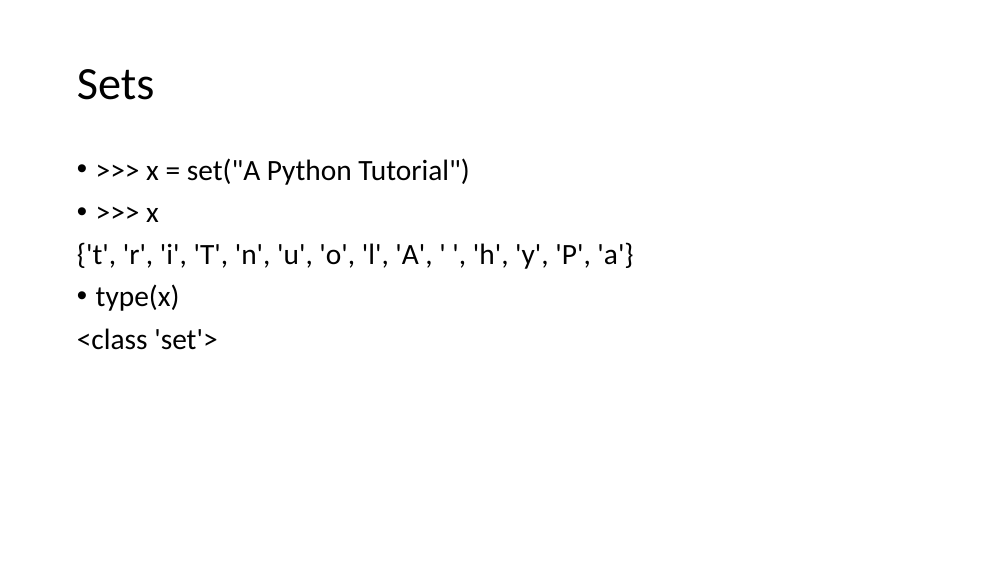
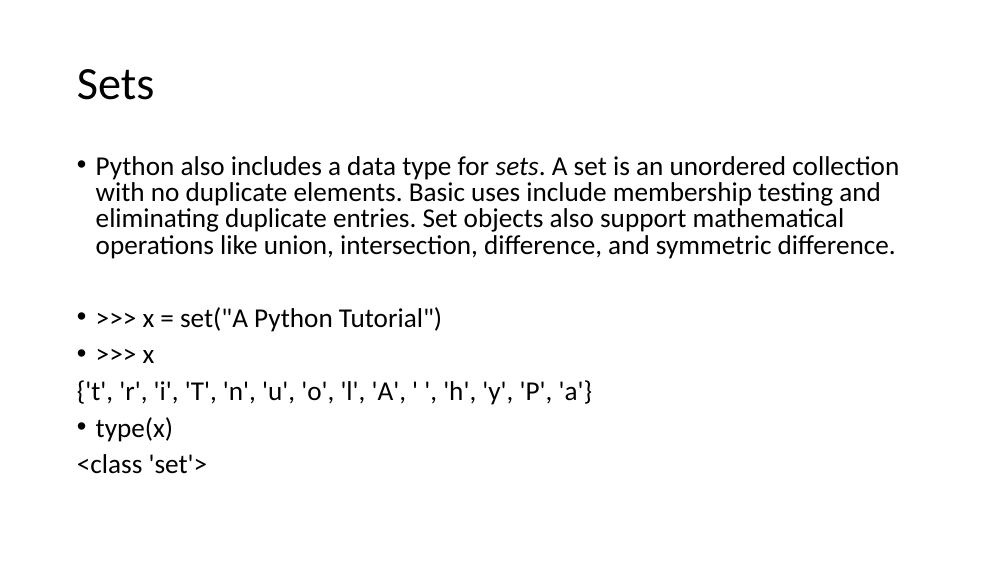
Before and after one commit to harry1180/python_basics, a slide deck: slide 34 of Introduction to Python.pptx (slide 28 before the commit). Drawn at 1008x567 pixels with LibreOffice and Linux fonts; fonts in the diff are those of the drawing. Boxes give left, top, right and bottom in pixels: in the first picture for what was removed or moved away, otherwise in the second. Text is boxed around its words. In the diff, an @@ line names an element or a change of style, - is before the commit and + after.

```diff
--- a/Introduction to Python.pptx
+++ b/Introduction to Python.pptx
@@ text at (96, 156, 899, 259): paragraph added @@
+• Python also includes a data type for sets. A set is an unordered collection with no duplicate elements. Basic uses include membership testing and eliminating duplicate entries. Set objects also support mathematical operations like union, intersection, difference, and symmetric difference.
@@ text at (77, 307, 593, 474): size 28 to 25.9 pt in ">>> x = set("A Python Tutorial")", ">>> x", "{'t', 'r', 'i', 'T', 'n', 'u', 'o', ...", "type(x)" and 1 more places; line spacing 0.9 to 0.8 @@
```
Also in this commit, not shown: 8 slides added, 1 other file.
